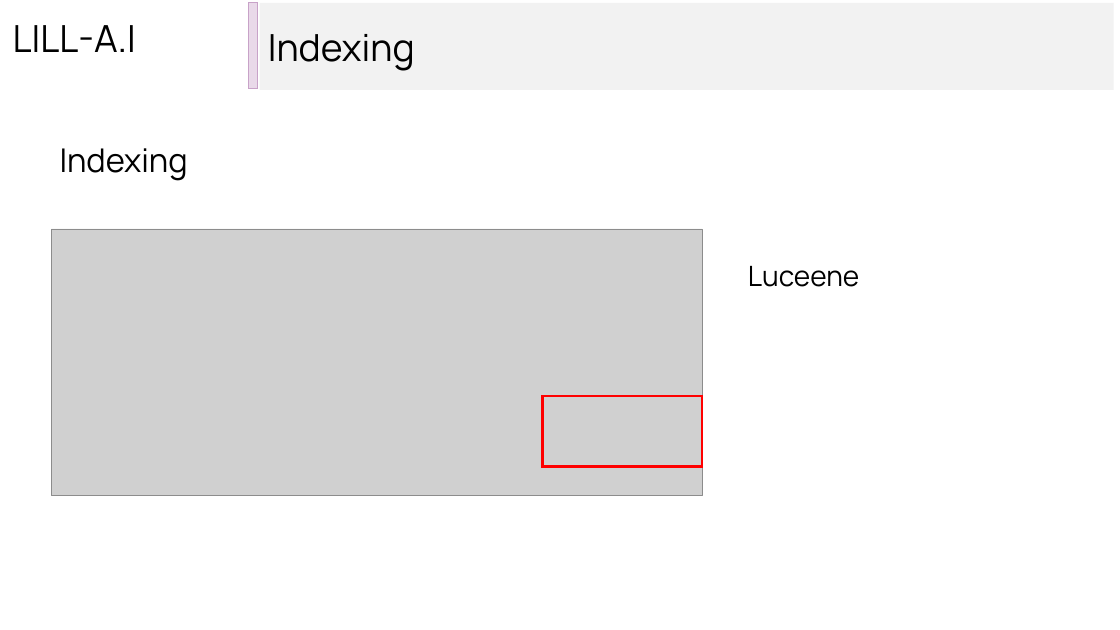
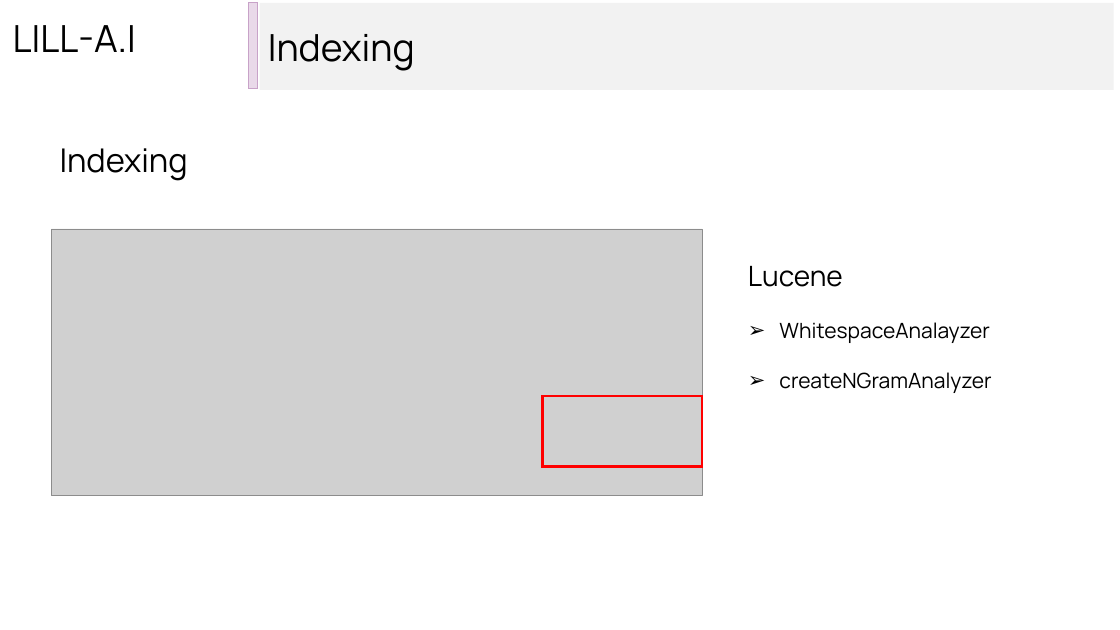
Before and after one commit to Data-Integration-Lilla-team/LILL_AI, a slide deck: slide 15 of relazione/presentazione Lill_AI.pptx. Drawn at 1120x630 pixels with LibreOffice and Linux fonts; fonts in the diff are those of the drawing; grey boxes stand for pictures. Boxes give left, top, right and bottom in pixels: in the first picture for what was removed or moved away, otherwise in the second. Text is boxed around its words. In the diff, an @@ line names an element or a change of style, - is before the commit and + after.

```diff
--- a/relazione/presentazione Lill_AI.pptx
+++ b/relazione/presentazione Lill_AI.pptx
@@ text at <box>748,266,991,393</box>: text changed; size 24 to 18 pt @@
-Luceene
+Lucene
+➢ WhitespaceAnalayzer
+➢ createNGramAnalyzer
```
Also in this commit, not shown: 6 other slides changed, 5 slides added, 2 slides removed, 2 other files.
